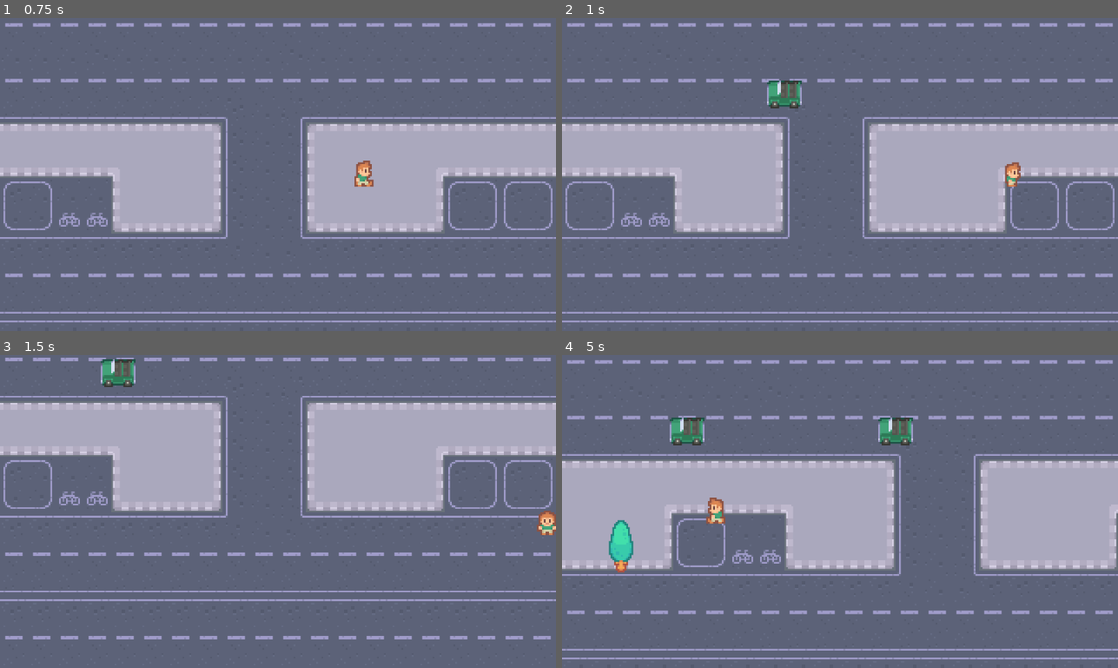
Above: before the commit, frames 1-4 (two rows, left to right).
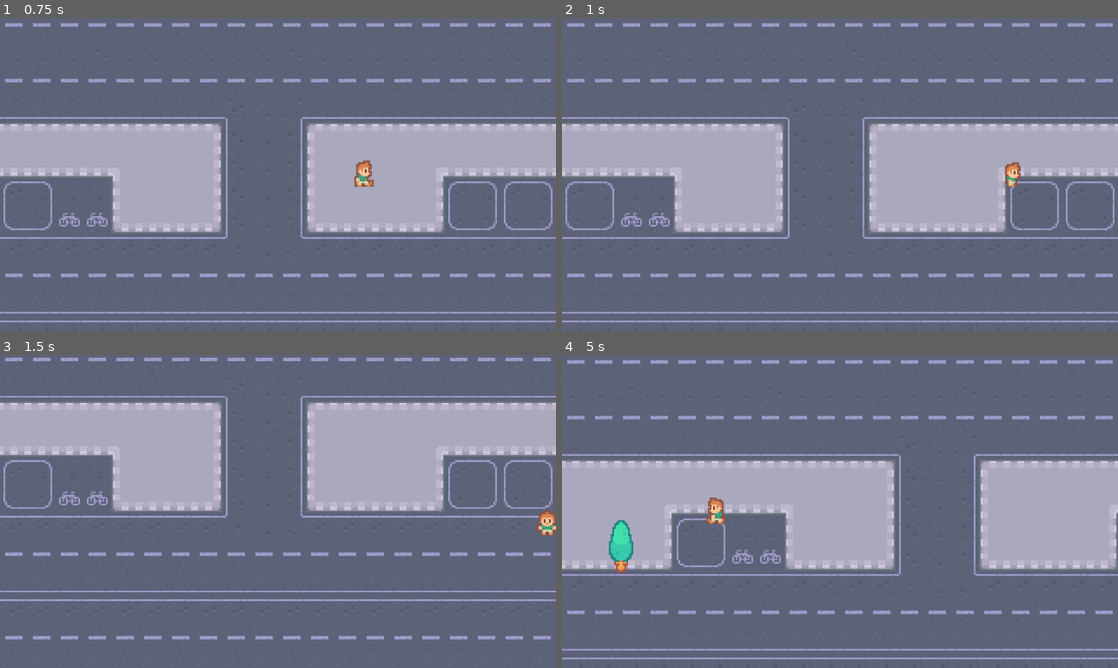
Above: after the commit, the same moments.

Repository: rachmi00/godot-lessons
Game: Godot game, scene res://scenes/game.tscn
The game is run twice, just before and just after one commit, with the same random seed, the same clock (stepped at 60 frames per second) and the same inputs.
Inputs:
- Up to frame 1 (0.75 s): tap Enter at 0.5 s; hold Right (right) from 0.53 s (still down); tap Space (space) at 0.6 s
- Up to frame 2 (1 s): keep holding Right (right)
- Up to frame 3 (1.5 s): release Right (right) at 1.28 s; hold S (down) from 1.28 s (still down); tap Space (space) at 1.35 s
- Up to frame 4 (5 s): release S (down) at 2.03 s; hold Right (right) 2.03-2.78 s; tap Space (space) every 0.75 s from 2.1 to 4.35 s; hold W (up) 2.78-3.53 s; hold A (left) from 3.53 s (still down)

Frame 1 is identical in both runs. In frame 2, 0.5% of the frame differs, in the area x 36-44%, y 20-29%; in frame 3, 0.5%; in frame 4, 1.1%, in the area x 19-64%, y 20-29%.

Commit message:
feat: several cars spawn from position marker direction

Diff:
--- a/scenes/game.gd
+++ b/scenes/game.gd
@@ -20,5 +20,7 @@
 
 
 func _on_car_timer_timeout() -> void:
-	var car = car_scene.instantiate()
+	var car = car_scene.instantiate() as Area2D
 	$Objects.add_child(car)
+	var pos_marker = $CarStartPositions.get_children().pick_random()
+	car.position = pos_marker.position
